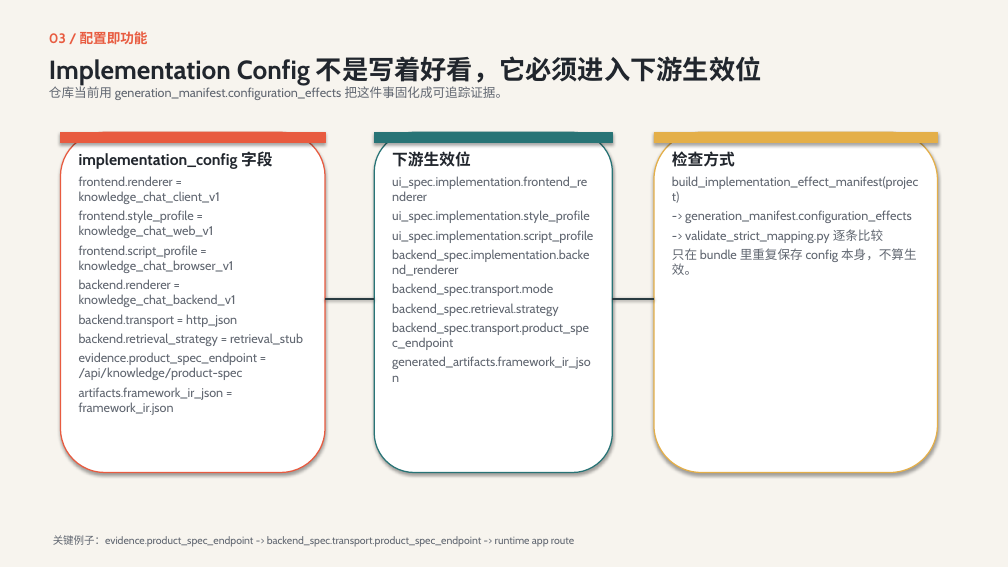
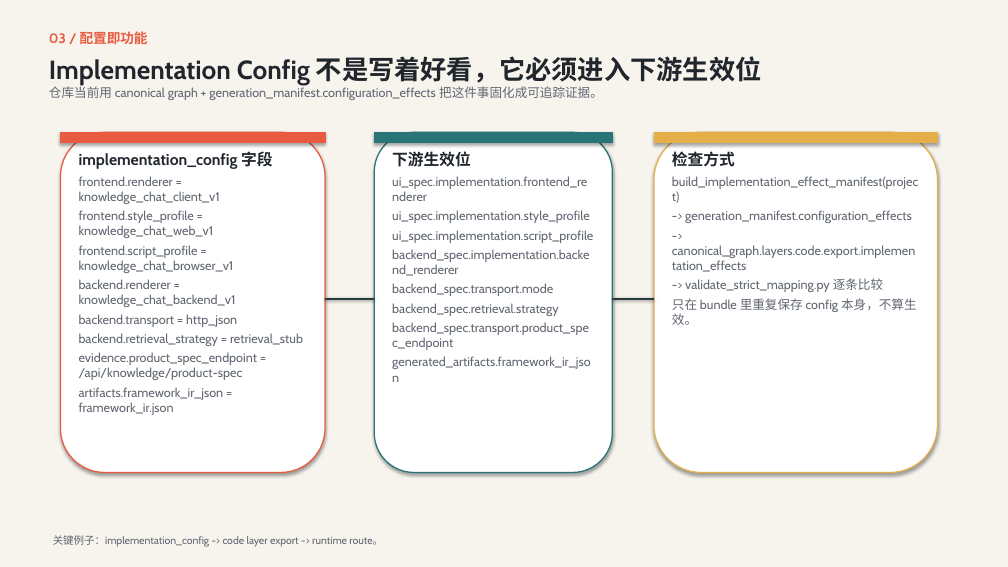
Before and after one commit to xueyu888/framework, a slide deck: slide 4 of docs/presentations/framework-to-code-mapping-cn.pptx. Drawn at 1008x567 pixels with LibreOffice and Linux fonts; fonts in the diff are those of the drawing. Boxes give left, top, right and bottom in pixels: in the first picture for what was removed or moved away, otherwise in the second. Text is boxed around its words. In the diff, an @@ line names an element or a change of style, - is before the commit and + after.

```diff
--- a/docs/presentations/framework-to-code-mapping-cn.pptx
+++ b/docs/presentations/framework-to-code-mapping-cn.pptx
@@ text at <box>49,84,603,100</box>: text changed @@
-仓库当前用 generation_manifest.configuration_effects 把这件事固化成可追踪证据。
+仓库当前用 canonical graph + generation_manifest.configuration_effects 把这件事固化成可追踪证据。
@@ text at <box>672,245,915,272</box>: paragraph added @@
+-> canonical_graph.layers.code.export.implementation_effects
@@ text at <box>53,535,383,547</box>: text changed @@
-关键例子：evidence.product_spec_endpoint -> backend_spec.transport.product_spec_endpoint -> runtime app route
+关键例子：implementation_config -> code layer export -> runtime route。
```
Also in this commit, not shown: 6 other slides changed, 40 other files.
